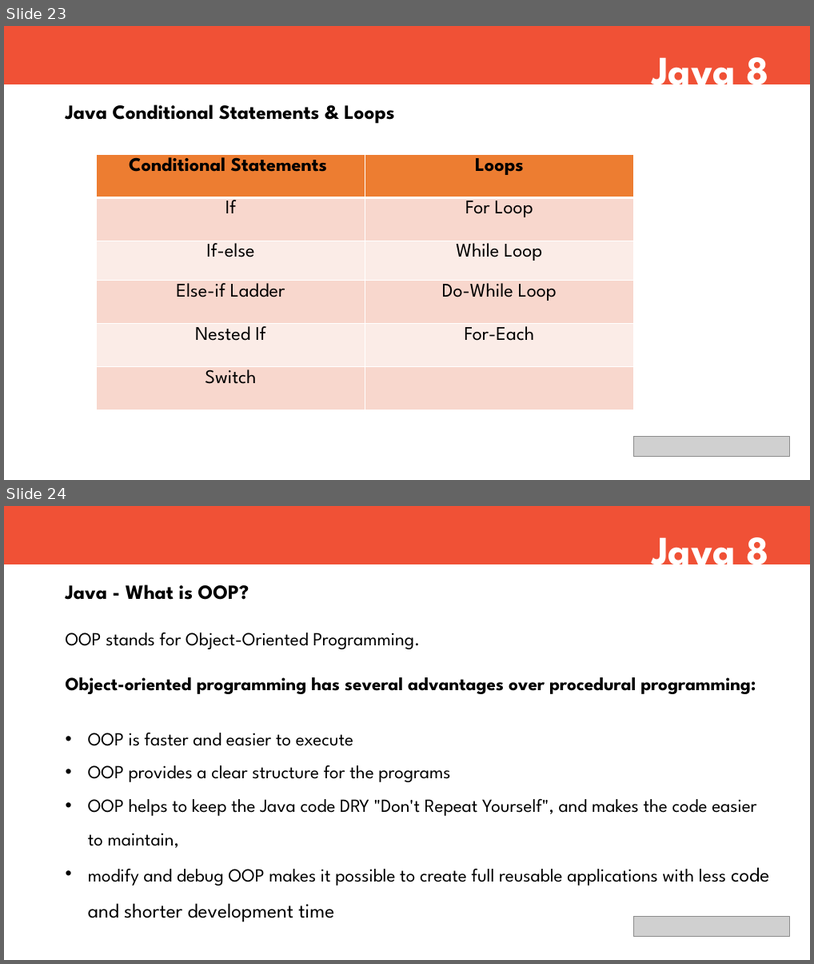
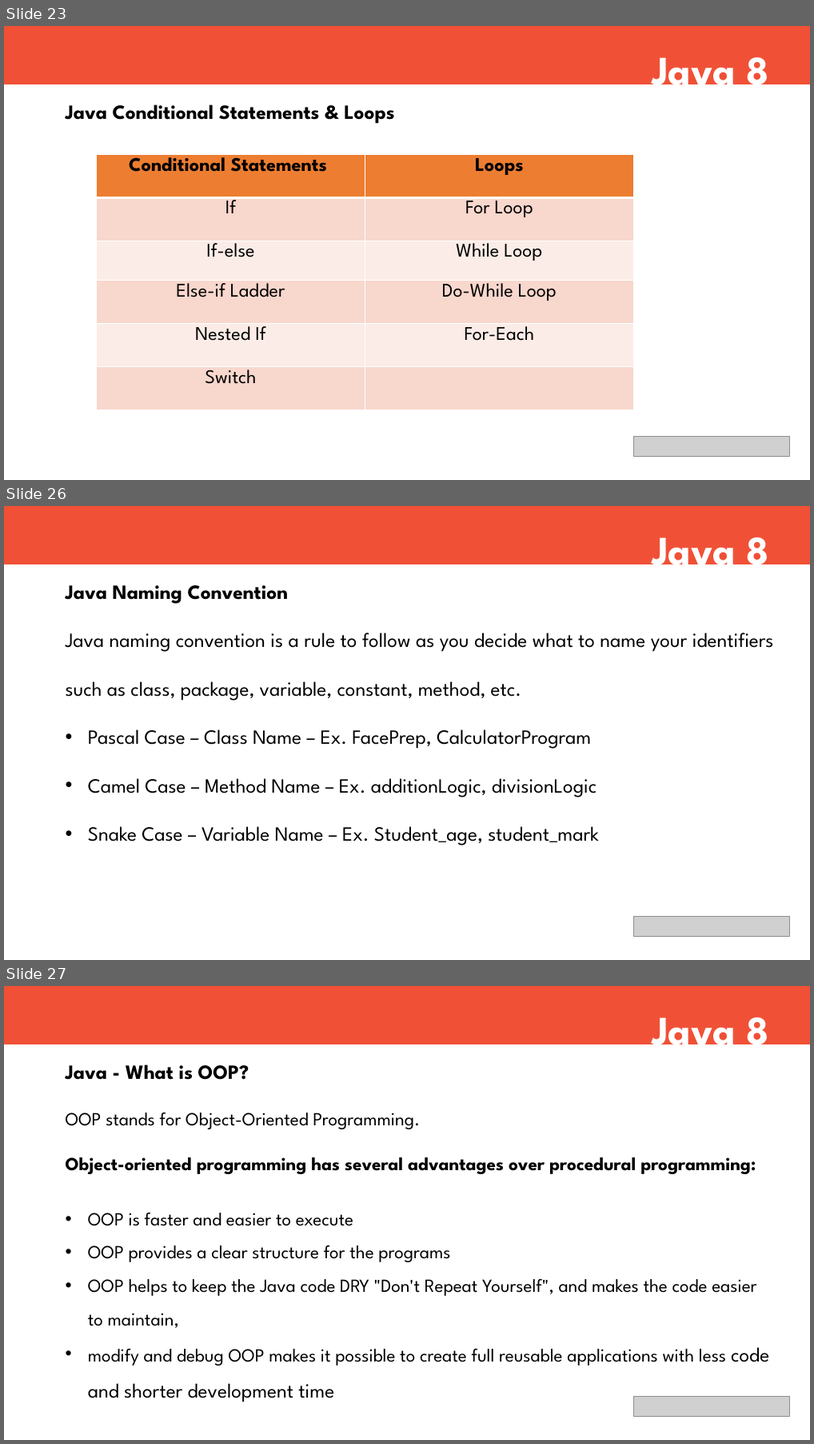
Before and after one commit to Jayanthyuva7/FullStackContents, a slide deck: Core Java/Core Java.pptx. Shown one above the other, each under a label of ours: slides 23 and 24 before the commit, slides 23, 26 and 27 after it; the slides between them are not shown. The pictures are 814x964 and 814x1444 pixels, drawn with LibreOffice and Linux fonts; fonts in the diff are those of the drawing; grey boxes stand for pictures. Boxes give left, top, right and bottom in pixels: in the first picture for what was removed or moved away, otherwise in the second. Text is boxed around its words. In the diff, an @@ line names an element or a change of style, - is before the commit and + after.

```diff
--- a/Core Java/Core Java.pptx
+++ b/Core Java/Core Java.pptx
@@ slide 26 added at box(4, 506, 810, 960), background #FFFFFF @@
@@ rectangle added at box(4, 506, 810, 564), fill #F05136 @@
@@ text added at box(652, 524, 769, 576), 48 pt, text #FFFFFF, bold @@
+Java 8
@@ text added at box(66, 585, 774, 845), 24 pt, text #000000 @@
+Java Naming Convention
+Java naming convention is a rule to follow as you decide what to name your identifiers such as class, package, variable, constant, method, etc.
+• Pascal Case – Class Name – Ex. FacePrep, CalculatorProgram
+• Camel Case – Method Name – Ex. additionLogic, divisionLogic
+• Snake Case – Variable Name – Ex. Student_age, student_mark
@@ picture added at box(634, 916, 790, 936) @@
@@ what was slide 24 is now slide 27 @@
```
Also in this commit, not shown: 1 slide changed, 3 other slides added, 2 other files.
